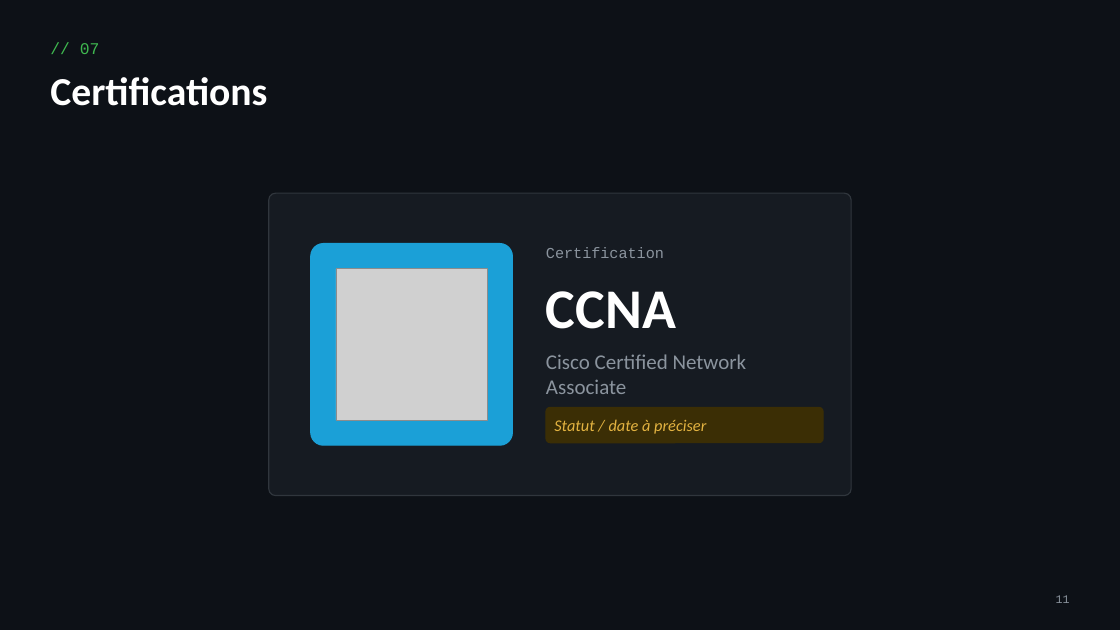
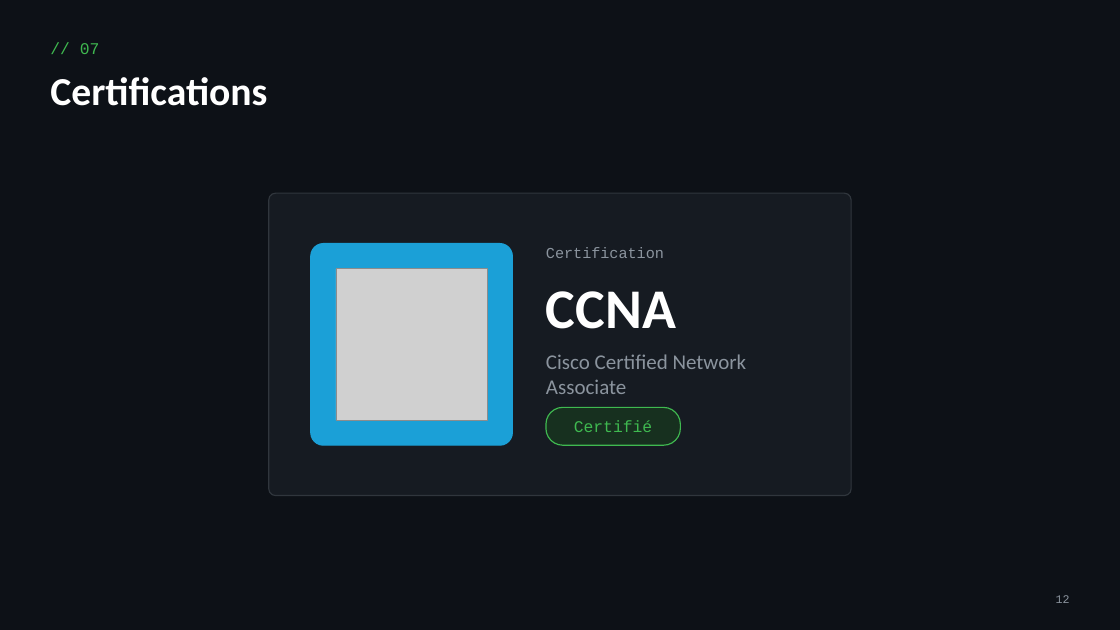
Before and after one commit to Thenoxbob/kyky, a slide deck: slide 12 of presentation/Presentation-BTS-SIO-SISR-Kylian-Grafeille.pptx (slide 11 before the commit). Drawn at 1120x630 pixels with LibreOffice and Linux fonts; fonts in the diff are those of the drawing; grey boxes stand for pictures. Boxes give left, top, right and bottom in pixels: in the first picture for what was removed or moved away, otherwise in the second. Text is boxed around its words. In the diff, an @@ line names an element or a change of style, - is before the commit and + after.

```diff
--- a/presentation/Presentation-BTS-SIO-SISR-Kylian-Grafeille.pptx
+++ b/presentation/Presentation-BTS-SIO-SISR-Kylian-Grafeille.pptx
@@ rounded rectangle: place and size @@
-rounded rectangle at bbox=[546, 408, 823, 443]
+rounded rectangle at bbox=[546, 408, 681, 445]
@@ rounded rectangle at bbox=[546, 408, 681, 445]: fill #3B2E05 to #17301F; outline #3B2E05 1 pt to #3FB950 1 pt; proportions changed @@
@@ text at bbox=[574, 420, 652, 432]: text changed; font Calibri to Courier New; text colour #E3B341 to #3FB950; italic off @@
-Statut / date à préciser
+Certifié
@@ text at bbox=[1056, 595, 1070, 603]: text changed @@
-11
+12
```
Also in this commit, not shown: 12 other slides changed, 2 slides added, 6 other files.
